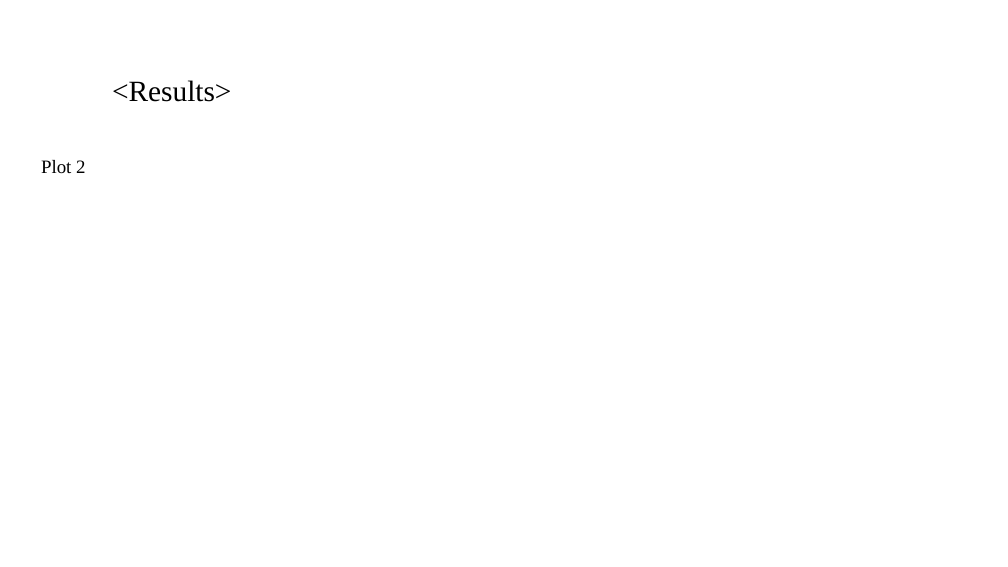
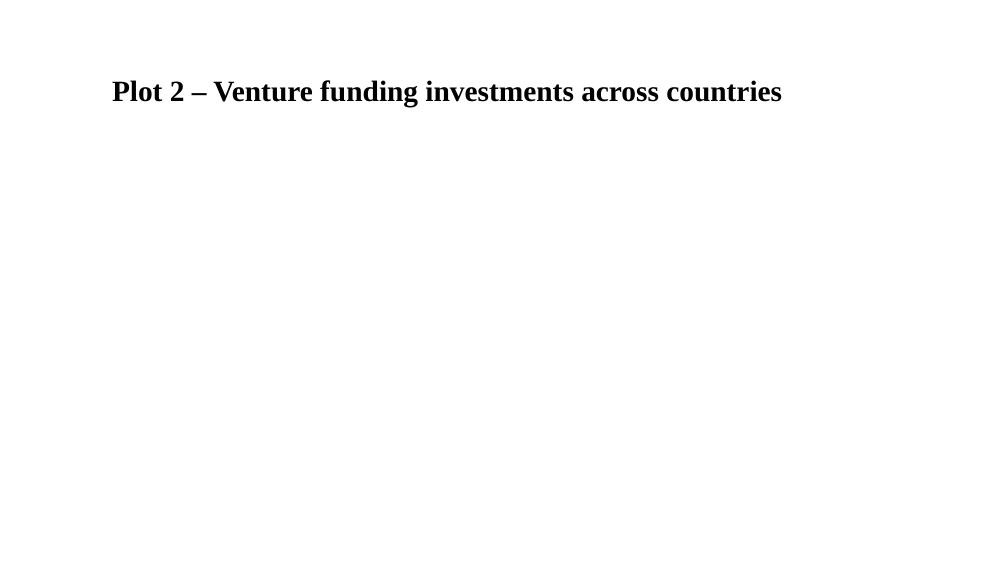
Before and after one commit to Nanditha-G-N/Machine-Learning-Case-Studies, a slide deck: slide 9 of Spark Funds Presentation.pptx (slide 8 before the commit). Drawn at 1008x567 pixels with LibreOffice and Linux fonts; fonts in the diff are those of the drawing; background and template pictures are left out. Boxes give left, top, right and bottom in pixels: in the first picture for what was removed or moved away, otherwise in the second. Text is boxed around its words. In the diff, an @@ line names an element or a change of style, - is before the commit and + after.

```diff
--- a/Spark Funds Presentation.pptx
+++ b/Spark Funds Presentation.pptx
@@ title at box(112, 80, 782, 108): text changed; bold on @@
-<Results>
+Plot 2 – Venture funding investments across countries
@@ text removed at box(41, 160, 85, 174) @@
-Plot 2
```
Also in this commit, not shown: 3 other slides changed, 8 slides added, 6 slides removed.
